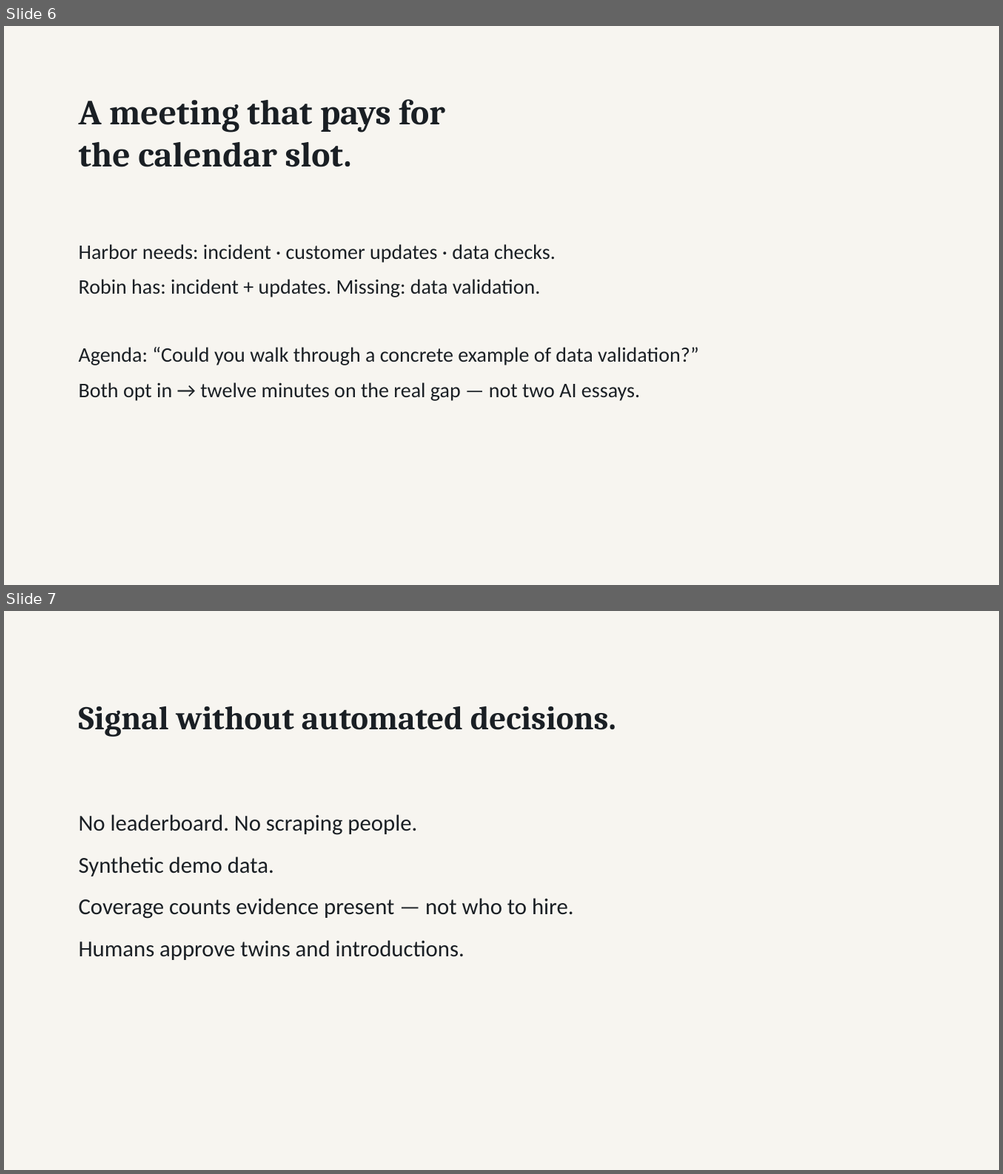
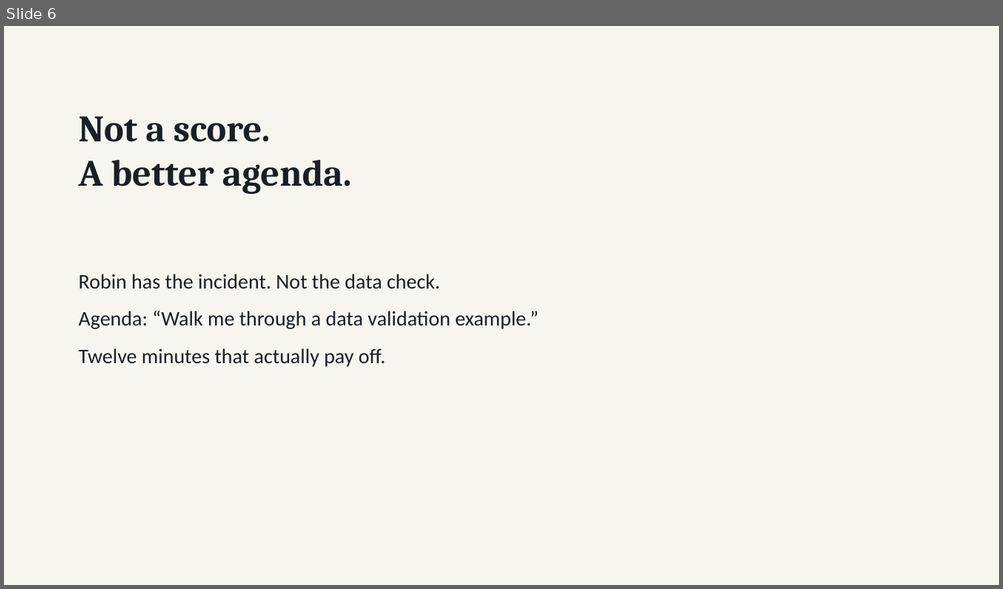
Before and after one commit to Abdullah12has/commonground-espoo, a slide deck: submission/CommonGround_Espoo_Pitch.pptx. Shown one above the other, each under a label of ours: slides 6 and 7 before the commit, slide 6 after it. The pictures are 1003x1174 and 1003x589 pixels, drawn with LibreOffice and Linux fonts; fonts in the diff are those of the drawing. Boxes give left, top, right and bottom in pixels: in the first picture for what was removed or moved away, otherwise in the second. Text is boxed around its words. In the diff, an @@ line names an element or a change of style, - is before the commit and + after.

```diff
--- a/submission/CommonGround_Espoo_Pitch.pptx
+++ b/submission/CommonGround_Espoo_Pitch.pptx
@@ slide 7 removed at (4, 611, 999, 1170), background #FFFFFF @@
@@ rectangle removed at (4, 611, 999, 1170) @@
@@ text removed at (79, 706, 616, 737) @@
-Signal without automated decisions.
@@ text removed at (79, 815, 574, 960) @@
-No leaderboard. No scraping people.
-Synthetic demo data.
-Coverage counts evidence present — not who to hire.
-Humans approve twins and introductions.
@@ slide 6 changed as well @@
@@ text at (79, 116, 352, 194): text changed; size 34 to 36 pt @@
-A meeting that pays for
-the calendar slot.
+Not a score.
+A better agenda.
@@ text at (79, 274, 538, 367): text changed @@
-Harbor needs: incident · customer updates · data checks.
-Robin has: incident + updates. Missing: data validation.
-Agenda: “Could you walk through a concrete example of data validation?”
-Both opt in → twelve minutes on the real gap — not two AI essays.
+Robin has the incident. Not the data check.
+Agenda: “Walk me through a data validation example.”
+Twelve minutes that actually pay off.
```
Also in this commit, not shown: 4 other slides changed, 4 slides added, 3 other slides removed, 4 other files.
